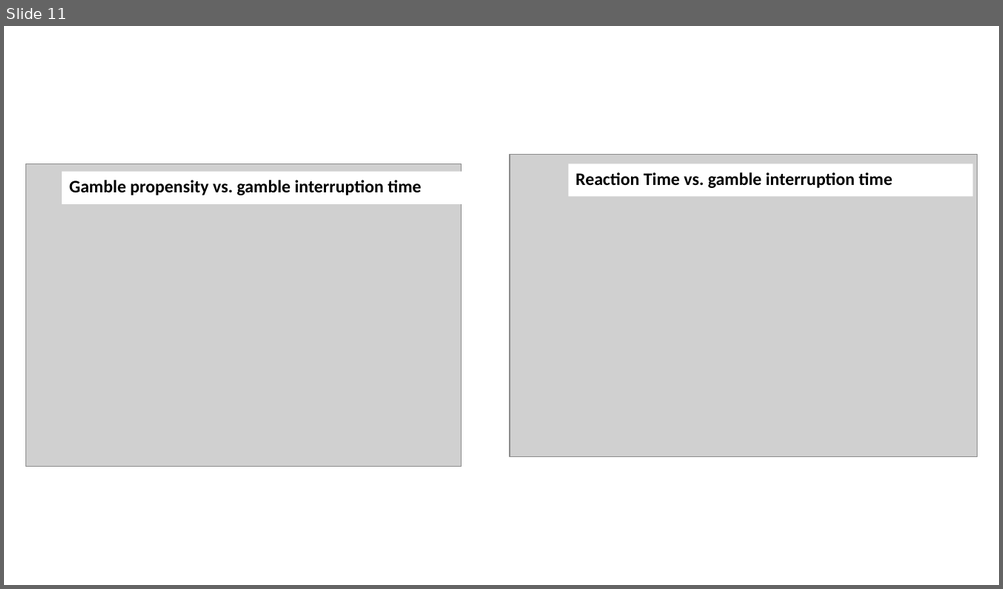
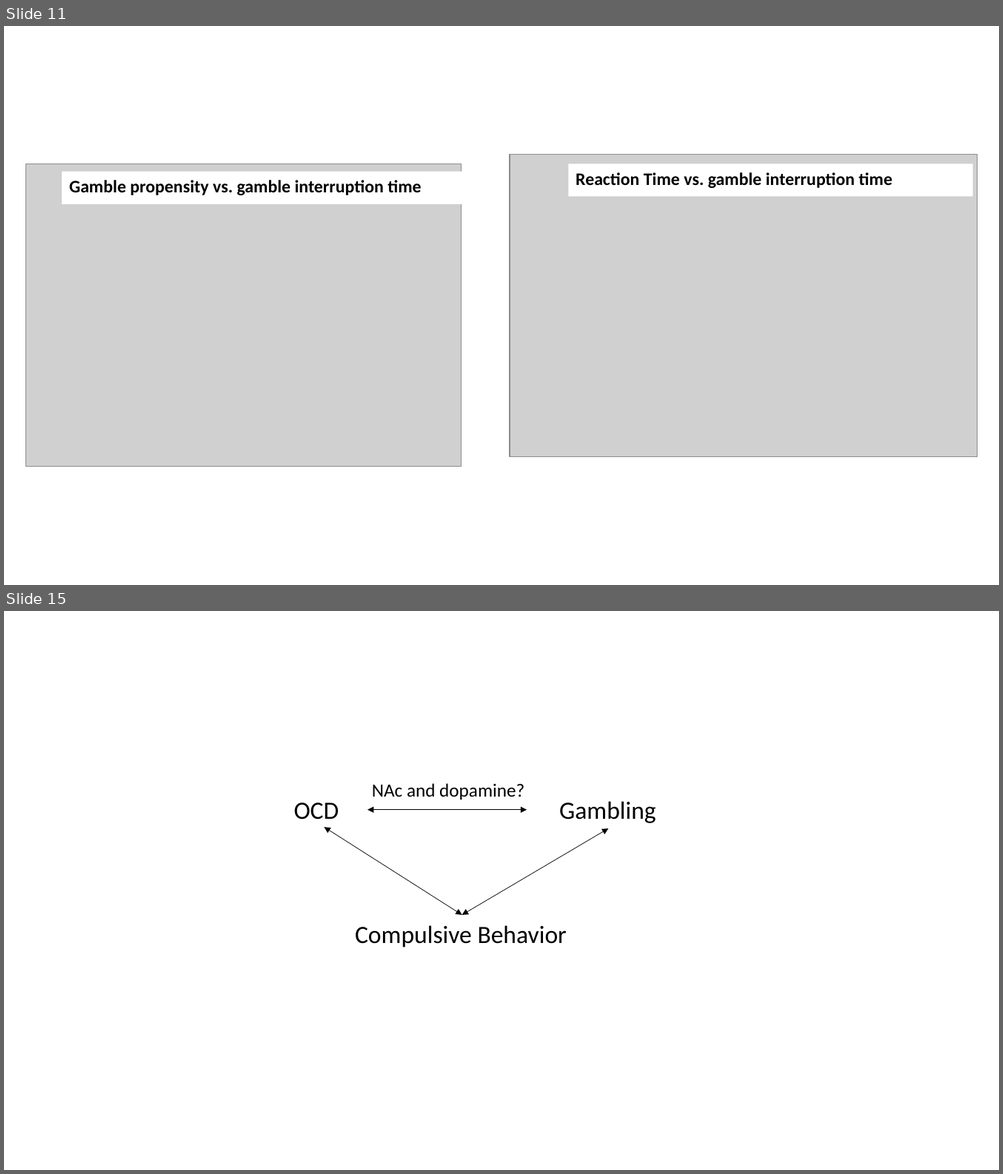
Before and after one commit to gpagnier/rampAnalysis, a slide deck: BortonLabMeeting12.7.pptx. Shown one above the other, each under a label of ours: slide 11 before the commit, slides 11 and 15 after it; the slides between them are not shown. The pictures are 1003x589 and 1003x1174 pixels, drawn with LibreOffice and Linux fonts; fonts in the diff are those of the drawing; grey boxes stand for pictures. Boxes give left, top, right and bottom in pixels: in the first picture for what was removed or moved away, otherwise in the second. Text is boxed around its words. In the diff, an @@ line names an element or a change of style, - is before the commit and + after.

```diff
--- a/BortonLabMeeting12.7.pptx
+++ b/BortonLabMeeting12.7.pptx
@@ slide 15 added at [4, 611, 999, 1170], background #FFFFFF @@
@@ text added at [372, 783, 524, 800], 18 pt, text #000000 @@
+NAc and dopamine?
@@ text added at [294, 803, 339, 820], 24 pt, text #000000 @@
+OCD
@@ double arrow added from (527, 810) to (367, 810), #000000 0.5 pt @@
@@ text added at [559, 801, 656, 823], 24 pt, text #000000 @@
+Gambling
@@ double arrow added from (462, 915) to (324, 827), #000000 0.5 pt @@
@@ double arrow added from (462, 915) to (609, 829), #000000 0.5 pt @@
@@ text added at [355, 925, 566, 948], 24 pt, text #000000 @@
+Compulsive Behavior
```
Also in this commit, not shown: 7 slides changed, 2 other slides added, 2 slides removed.
